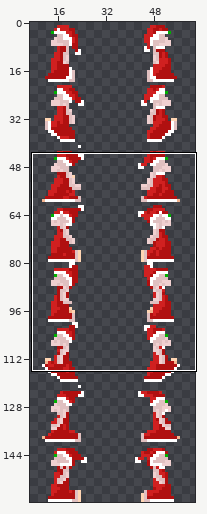
One commit to this sprite sheet: data/external/styles/xmas/lemmings-hr/walker.png. Above: a wide view before the commit, with the close-up outlined.
Close-up. The starting point:
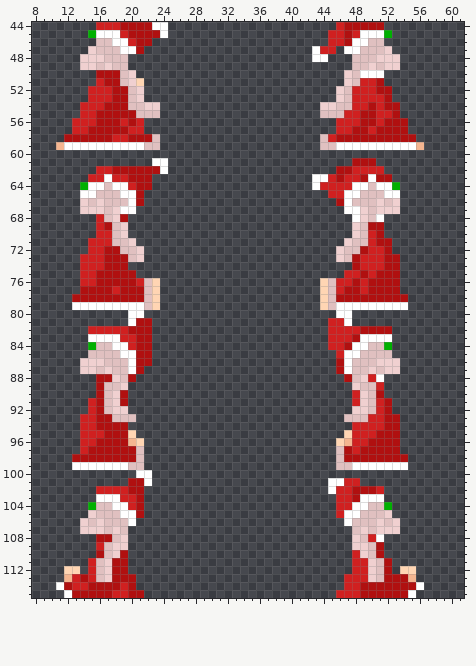
The file is 64x160 pixels. Shown: x 8..61, y 44..115. The wide view leaves out empty margins. The commit also changed other parts of the picture, which this record leaves out.
Now the later version:
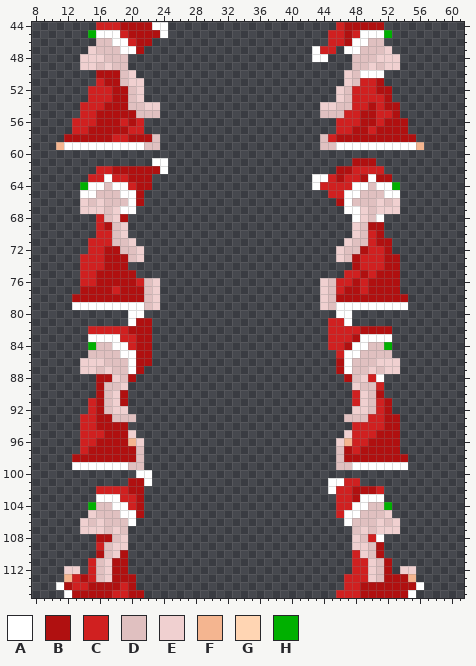
Palette (. is transparent): A #ffffff  B #b01010  C #d02020  D #e0c0c0  E #f0d0d0  F #f4b590  G #ffd5b3  H #00b000
Diff:
Colour G becomes colour E in row 51 at x 21; in rows 76 to 79 at x 23 and 44; in row 95 at x 20 and 47; in row 96 at x 21 and 46; in row 112 at x 12 to 13 and 54 to 55.
Pixel boxes of the changes (left, top, right, bottom) in both close-ups:
changed: (136, 78, 144, 86)
changed: (152, 278, 160, 310)
changed: (320, 278, 328, 310)
changed: (128, 430, 144, 446)
changed: (336, 430, 352, 446)
changed: (64, 566, 80, 574)
changed: (400, 566, 416, 574)
